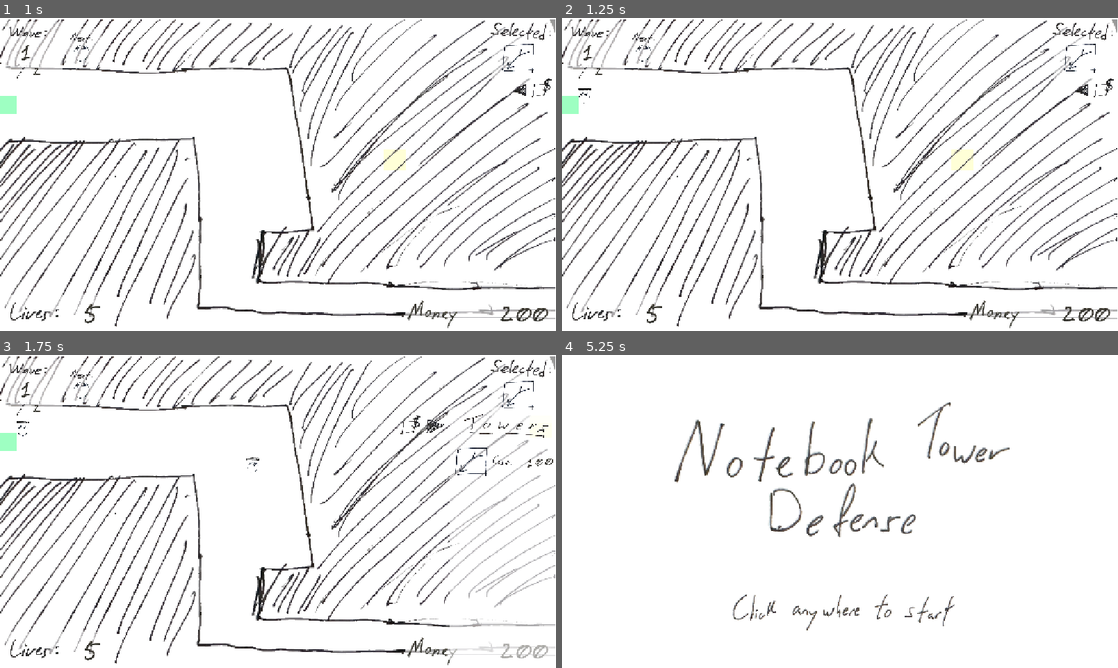
Above: before the commit, frames 1-4 (two rows, left to right).
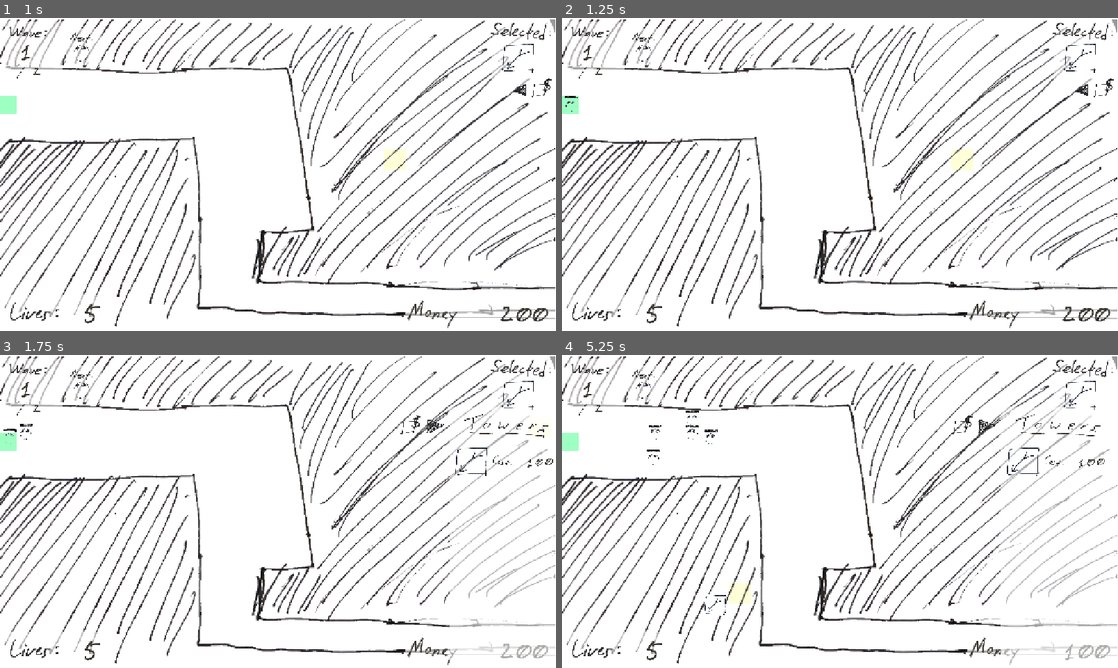
Above: after the commit, the same moments.

Repository: OzuYatamutsu/notebook-tower-defense
Game: Godot game, scene res://levels/StartScreen.tscn
The game is run twice, just before and just after one commit, with the same random seed, the same clock (stepped at 60 frames per second) and the same inputs.
Inputs (mouse positions are in pixels of both pictures, inside the frame that each line leads up to):
- Up to frame 1 (1 s): move the mouse to (400, 158) at 0.52 s; click (400, 158) at 0.67 s
- Up to frame 2 (1.25 s): no input
- Up to frame 3 (1.75 s): click (539, 426) at 1.25 s
- Up to frame 4 (5.25 s): click (984, 426) at 2 s; click (1084, 426) at 2.75 s; click (1023, 461) at 3.5 s; click (1101, 426) at 4.25 s; click (717, 605) at 5.02 s

Frame 1 is identical in both runs. In frame 2, less than 0.1% of the frame differs, in the area x 0-6%, y 22-30%; in frame 3, 0.1%; in frame 4, 14%, in the area x 0-100%, y 0-100%.

Commit message:
Reset speed

Diff:
--- a/mobs/basic.gd
+++ b/mobs/basic.gd
@@ -3,5 +3,5 @@
 
 func _init():
     self.MAX_HP = 100.0
-    self.SPEED = 0.65  # TODO
+    self.SPEED = 0.05
     self.VALUE = 100
